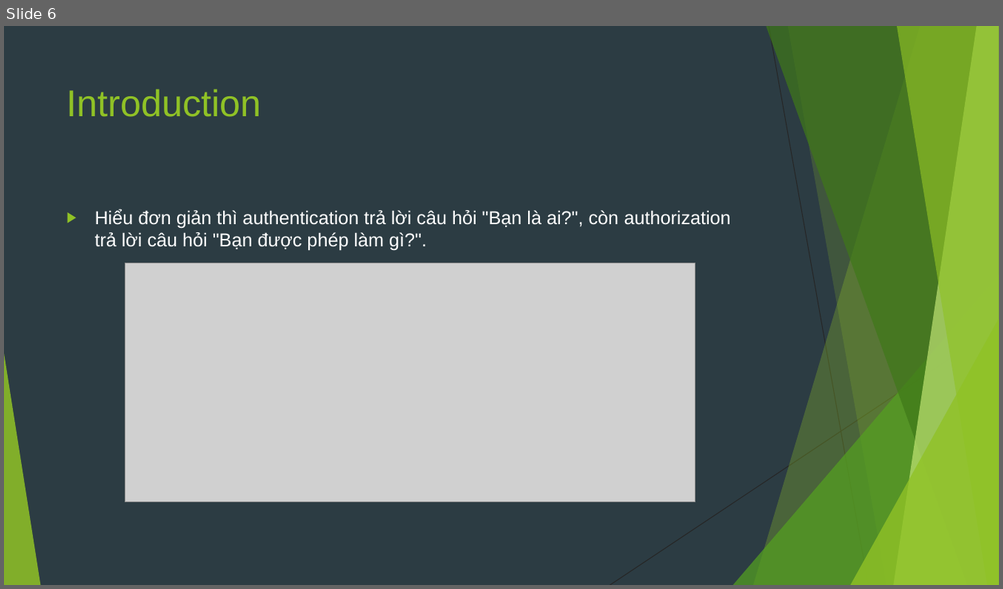
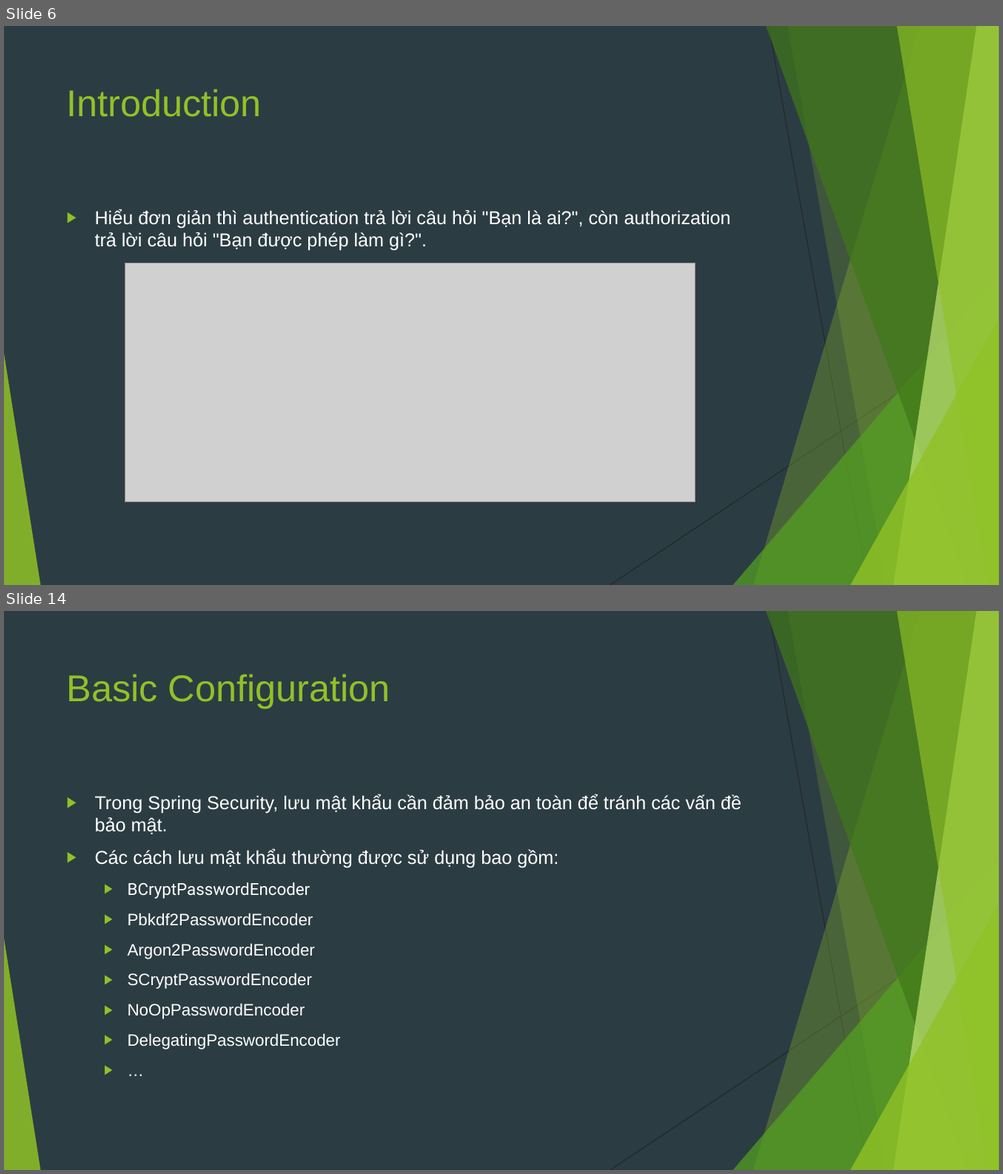
Before and after one commit to sobbingwind/SpringBoot, a slide deck: 09.Spring Security.pptx. Shown one above the other, each under a label of ours: slide 6 before the commit, slides 6 and 14 after it; the slides between them are not shown. The pictures are 1003x589 and 1003x1174 pixels, drawn with LibreOffice and Linux fonts; fonts in the diff are those of the drawing; grey boxes stand for pictures. Boxes give left, top, right and bottom in pixels: in the first picture for what was removed or moved away, otherwise in the second. Text is boxed around its words. In the diff, an @@ line names an element or a change of style, - is before the commit and + after.

```diff
--- a/09.Spring Security.pptx
+++ b/09.Spring Security.pptx
@@ slide 14 added at bbox=[4, 611, 999, 1170], background #2C3C43; not listed: 10 template elements that a slide beside it also shows @@
@@ title added at bbox=[67, 674, 390, 709], 36 pt, text #90C226 @@
+Basic Configuration
@@ text added at bbox=[95, 795, 741, 1050], 16 pt, text #FFFFFF @@
+▶ Trong Spring Security, lưu mật khẩu cần đảm bảo an toàn để tránh các vấn đề bảo mật.
+▶ Các cách lưu mật khẩu thường được sử dụng bao gồm:
+  ▶ BCryptPasswordEncoder
+  ▶ Pbkdf2PasswordEncoder
+  ▶ Argon2PasswordEncoder
+  ▶ SCryptPasswordEncoder
+  ▶ NoOpPasswordEncoder
+  ▶ DelegatingPasswordEncoder
+  ▶ …
```
Also in this commit, not shown: 4 slides changed, 17 other slides added, 6 slides removed.
